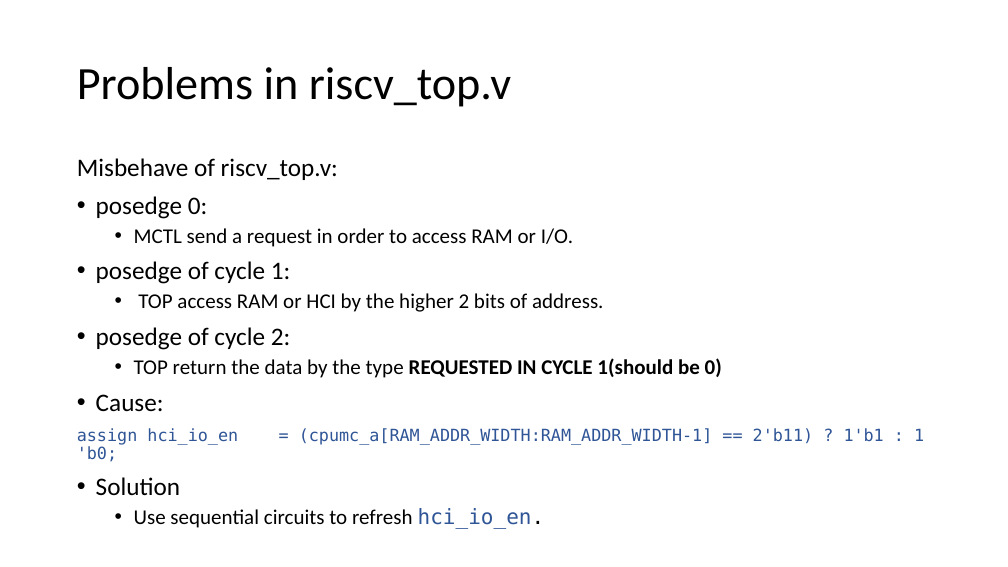
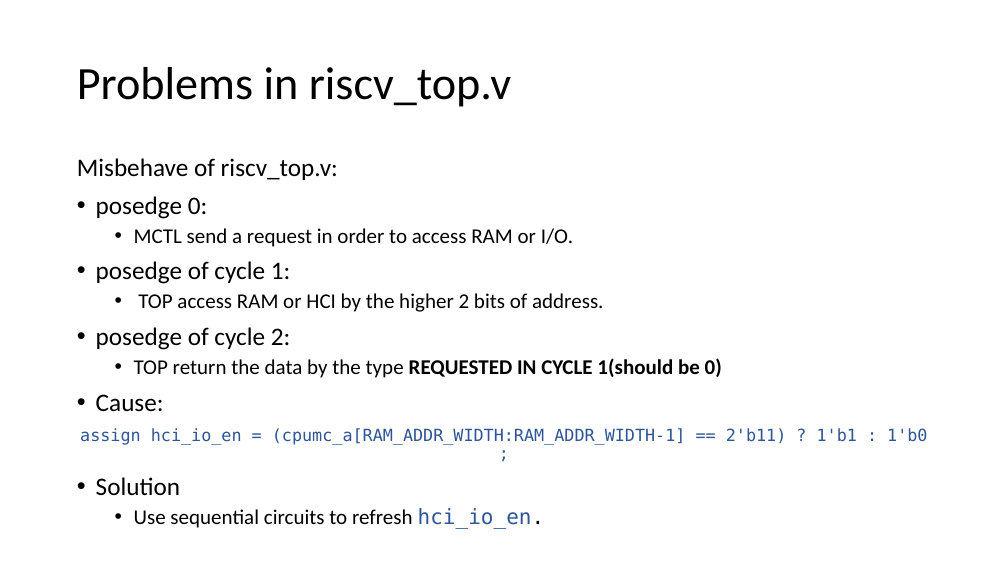
Before and after one commit to fstqwq/PipyV, a slide deck: slide 19 of arch_pre.pptx. Drawn at 1008x567 pixels with LibreOffice and Linux fonts; fonts in the diff are those of the drawing. Boxes give left, top, right and bottom in pixels: in the first picture for what was removed or moved away, otherwise in the second. Text is boxed around its words. In the diff, an @@ line names an element or a change of style, - is before the commit and + after.

```diff
--- a/arch_pre.pptx
+++ b/arch_pre.pptx
@@ text at bbox=[80, 428, 927, 445]: alignment left to centre @@
```
Also in this commit, not shown: 2 other slides changed.
